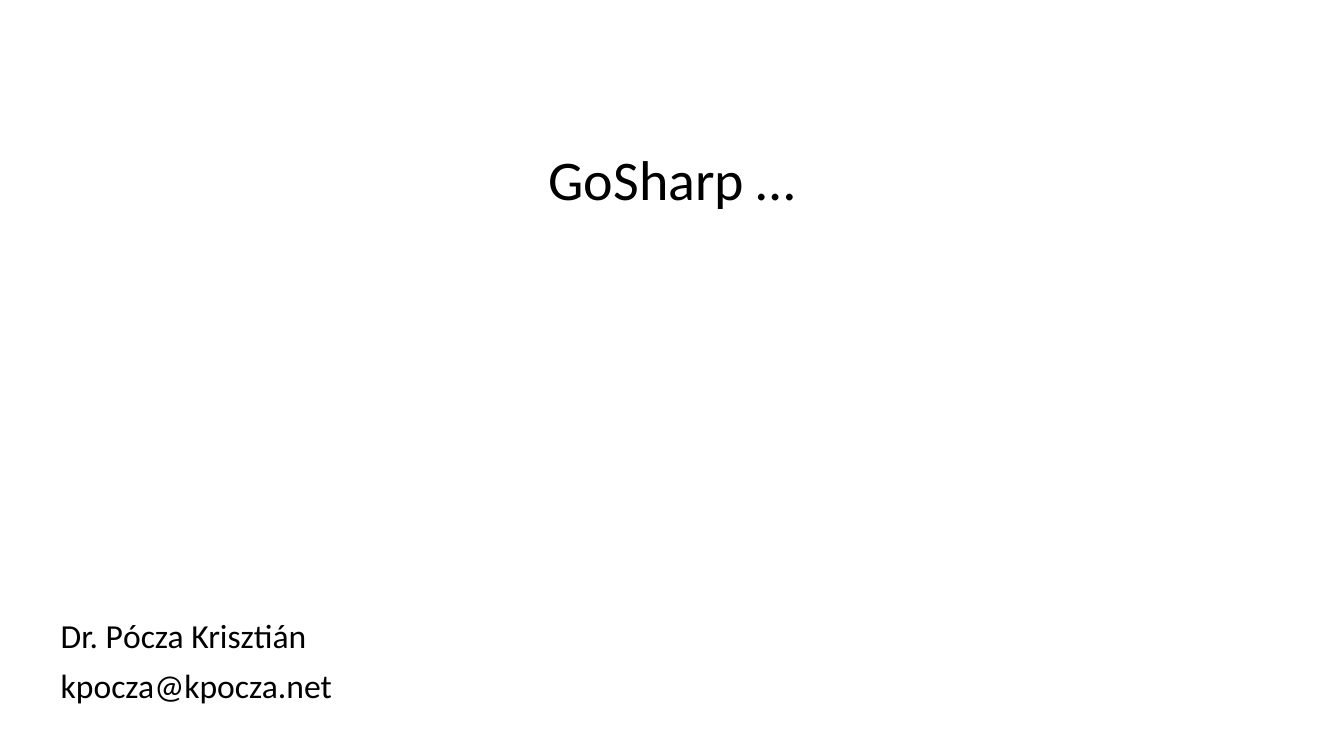
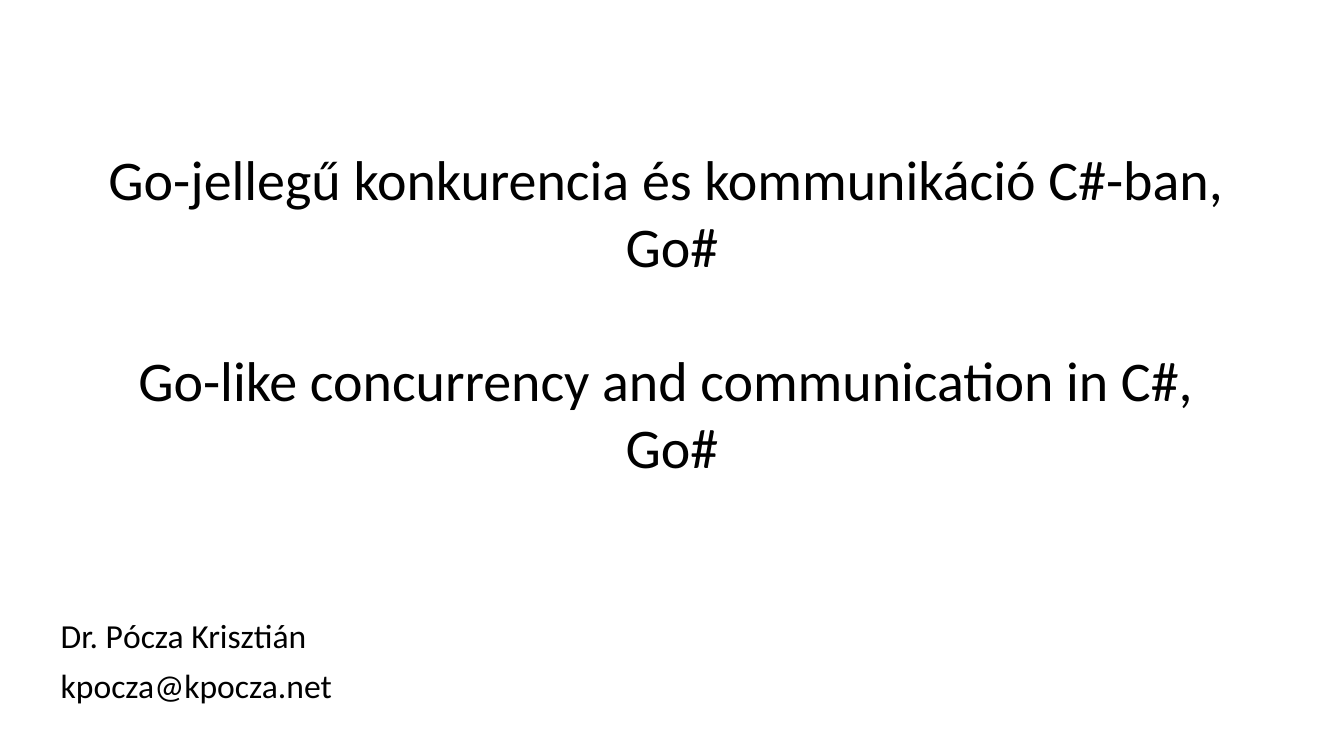
Before and after one commit to kpocza/GoSharp, a slide deck: slide 1 of talks/szszk20180512/SzSzK180512_GoSharp.odp. Drawn at 1344x756 pixels with LibreOffice and Linux fonts; fonts in the diff are those of the drawing. Boxes give left, top, right and bottom in pixels: in the first picture for what was removed or moved away, otherwise in the second. Text is boxed around its words. In the diff, an @@ line names an element or a change of style, - is before the commit and + after.

```diff
--- a/talks/szszk20180512/SzSzK180512_GoSharp.odp
+++ b/talks/szszk20180512/SzSzK180512_GoSharp.odp
@@ text at (x1=108, y1=161, x2=1222, y2=469): text changed @@
-GoSharp …
+Go-jellegű konkurencia és kommunikáció C#-ban,
+Go#
+Go-like concurrency and communication in C#,
+Go#
```
Also in this commit, not shown: 1 other file.
